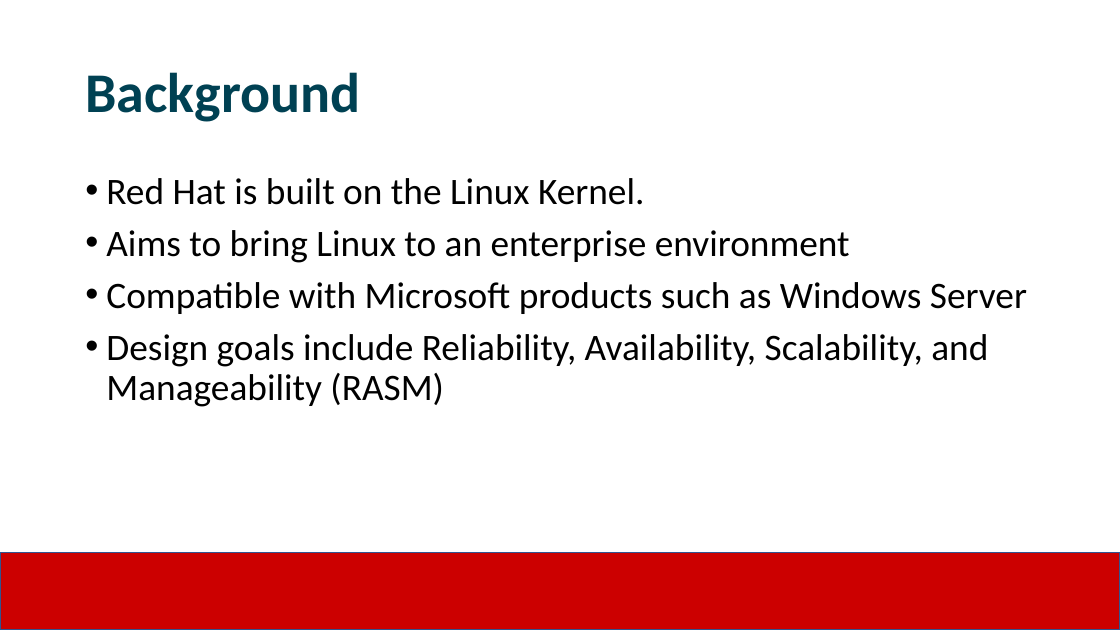
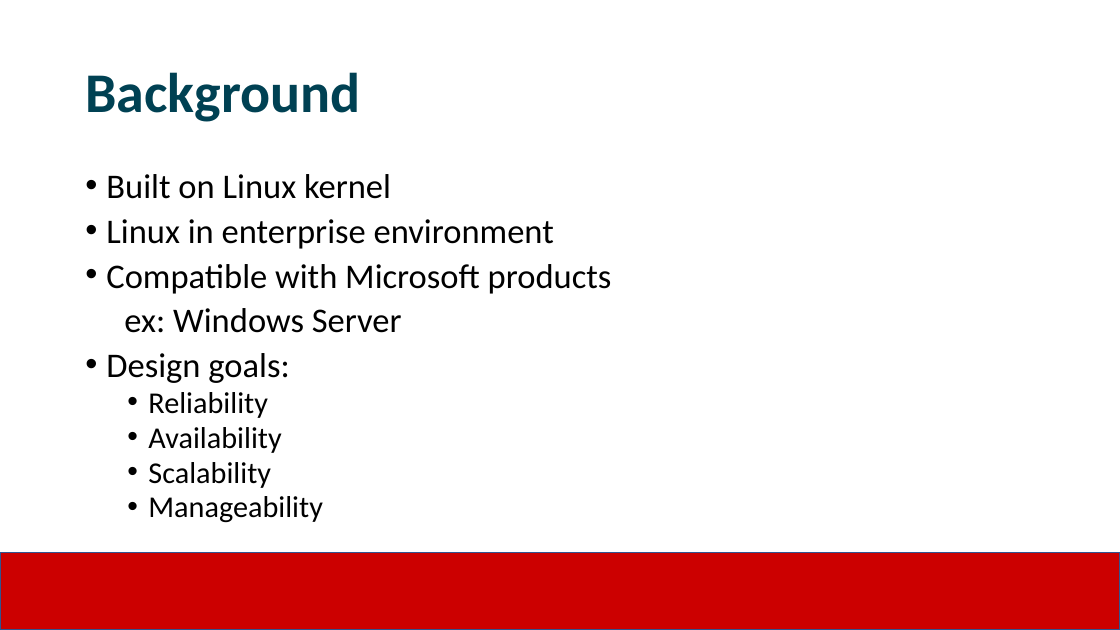
Before and after one commit to JimmyJHickey/Rambunctious-Homunculi, a slide deck: slide 2 of reports/RedHat_Presentation.pptx. Drawn at 1120x630 pixels with LibreOffice and Linux fonts; fonts in the diff are those of the drawing; background and template pictures are left out. Boxes give left, top, right and bottom in pixels: in the first picture for what was removed or moved away, otherwise in the second. Text is boxed around its words. In the diff, an @@ line names an element or a change of style, - is before the commit and + after.

```diff
--- a/reports/RedHat_Presentation.pptx
+++ b/reports/RedHat_Presentation.pptx
@@ text at (x1=106, y1=174, x2=612, y2=523): text changed; size 32 to 29.6 pt @@
-• Red Hat is built on the Linux Kernel.
-• Aims to bring Linux to an enterprise environment
-• Compatible with Microsoft products such as Windows Server
-• Design goals include Reliability, Availability, Scalability, and Manageability (RASM)
+• Built on Linux kernel
+• Linux in enterprise environment
+• Compatible with Microsoft products
+ex: Windows Server
+• Design goals:
+  • Reliability
+  • Availability
+  • Scalability
+  • Manageability
```
Also in this commit, not shown: 4 other slides changed, 1 slide added, 3 other files.
